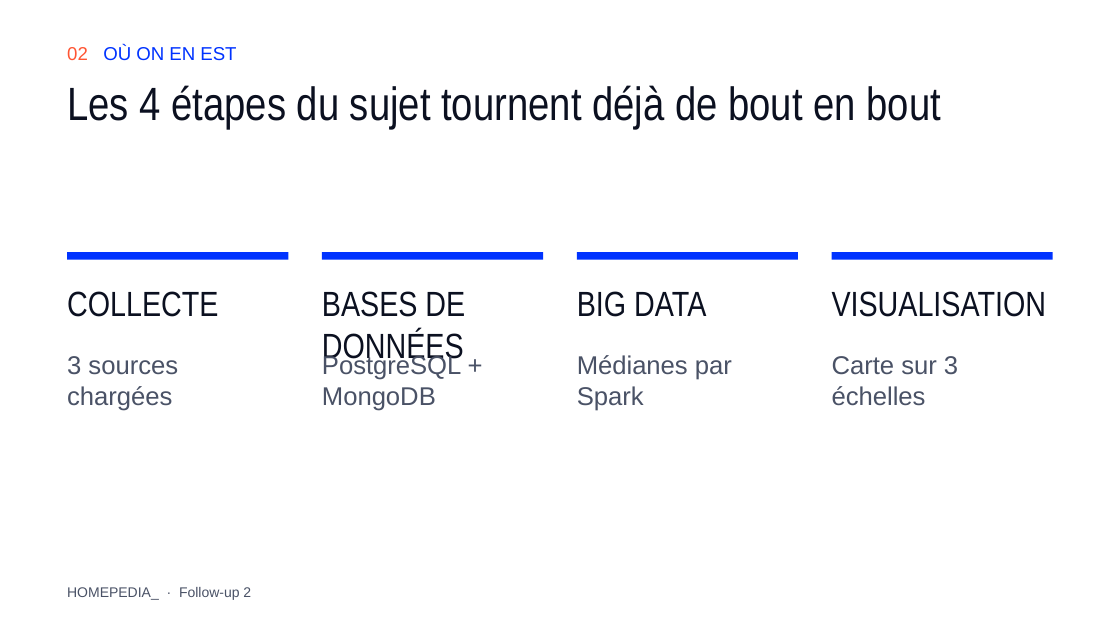
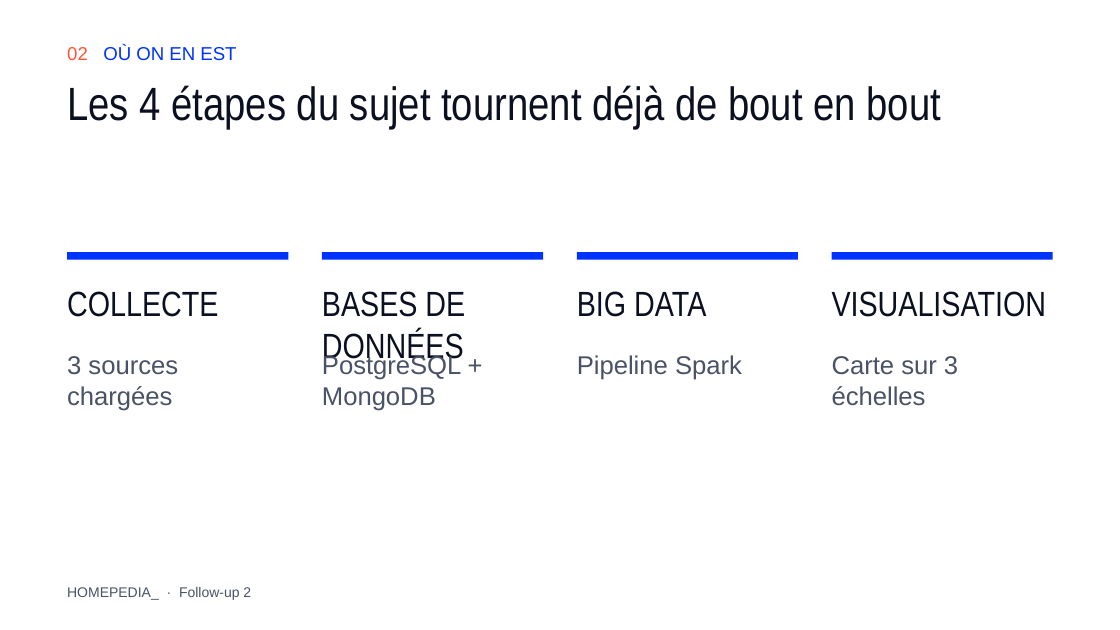
Before and after one commit to NicolasThao/T-DAT-901-Homepedia, a slide deck: slide 2 of docs/followup2/Homepedia_Follow-up_2.pptx. Drawn at 1120x630 pixels with LibreOffice and Linux fonts; fonts in the diff are those of the drawing. Boxes give left, top, right and bottom in pixels: in the first picture for what was removed or moved away, otherwise in the second. Text is boxed around its words. In the diff, an @@ line names an element or a change of style, - is before the commit and + after.

```diff
--- a/docs/followup2/Homepedia_Follow-up_2.pptx
+++ b/docs/followup2/Homepedia_Follow-up_2.pptx
@@ text at [577,355,742,380]: text changed @@
-Médianes par Spark
+Pipeline Spark
```
Also in this commit, not shown: 2 other slides changed, 8 other files.
